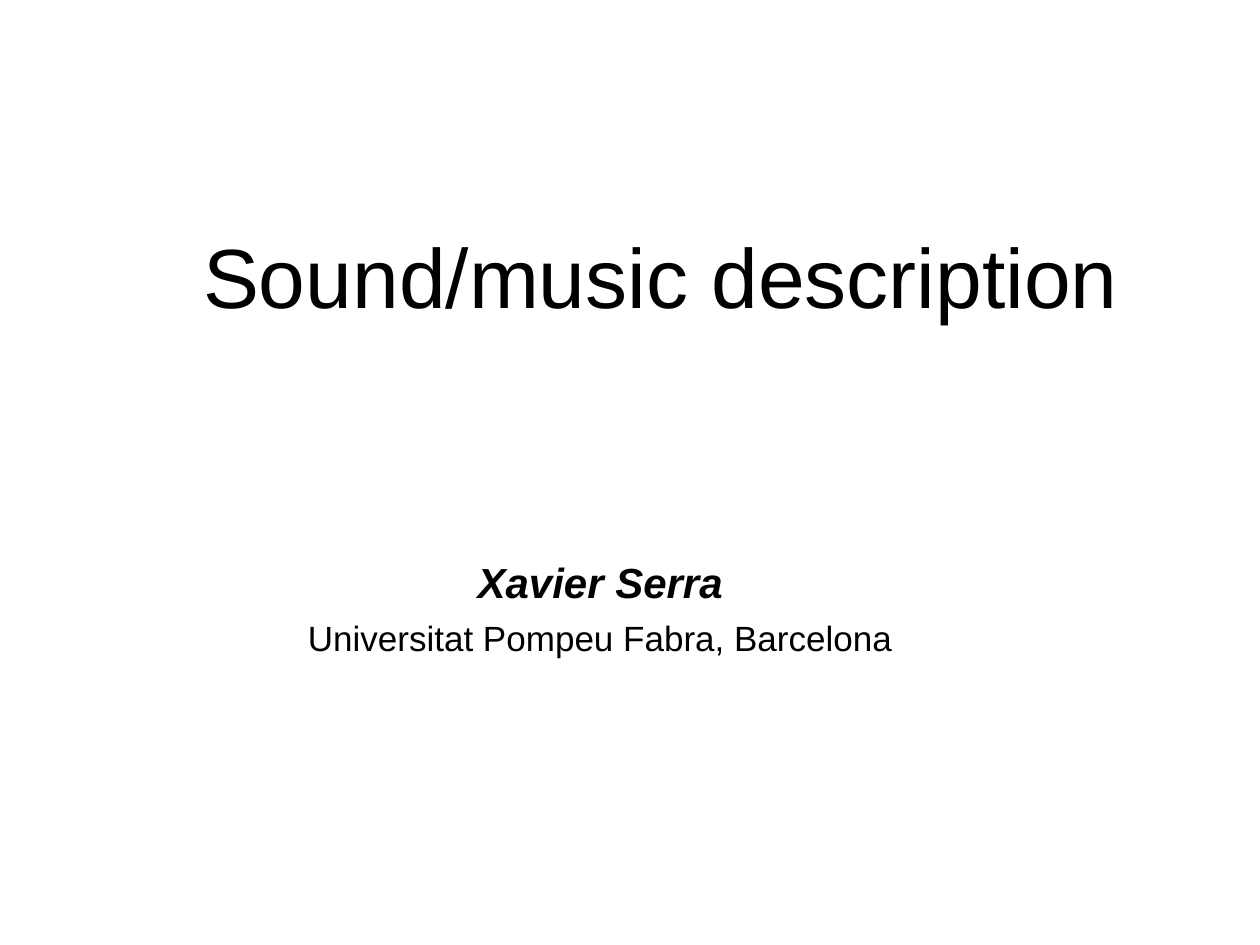
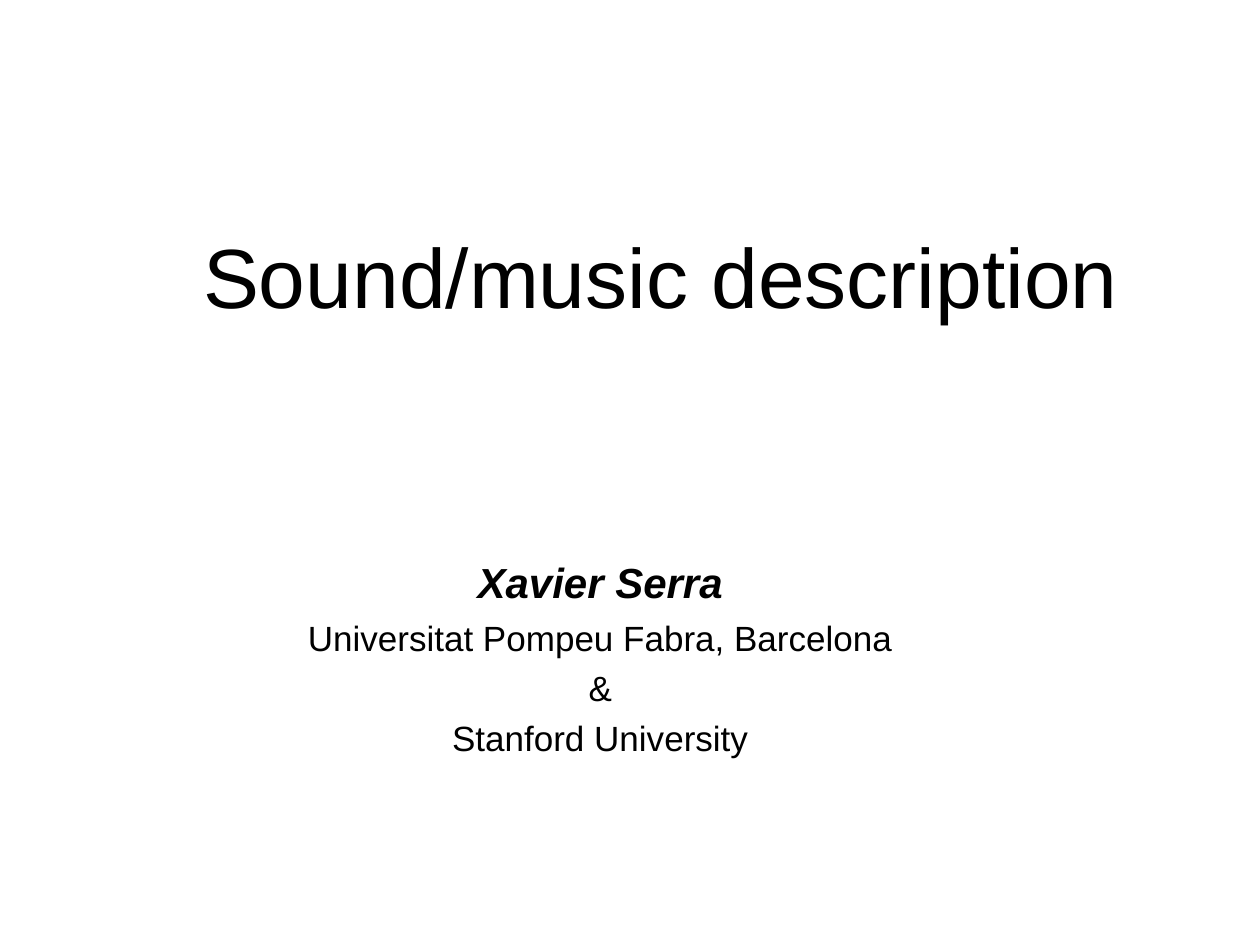
Before and after one commit to hoinx/sms-tools, a slide deck: slide 1 of lectures/9-Sound-description/9T2-Sound-music-description.odp. Drawn at 1260x945 pixels with LibreOffice and Linux fonts; fonts in the diff are those of the drawing. Boxes give left, top, right and bottom in pixels: in the first picture for what was removed or moved away, otherwise in the second. Text is boxed around its words. In the diff, an @@ line names an element or a change of style, - is before the commit and + after.

```diff
--- a/lectures/9-Sound-description/9T2-Sound-music-description.odp
+++ b/lectures/9-Sound-description/9T2-Sound-music-description.odp
@@ text at box(452, 725, 748, 758): paragraphs added @@
+&
+Stanford University
```
Also in this commit, not shown: 3 other slides changed, 1 slide added, 3 other files.
